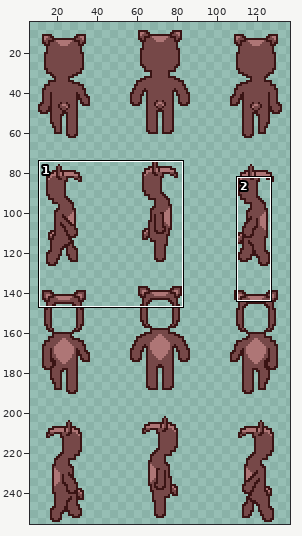
File history of a sprite sheet, bleu-doodles-master/bleu-doodles-master/clothing/complete outfit/brown bear costume.png. Above, an overview of the earlier version with the close-up marked.
Close-up. Old version:
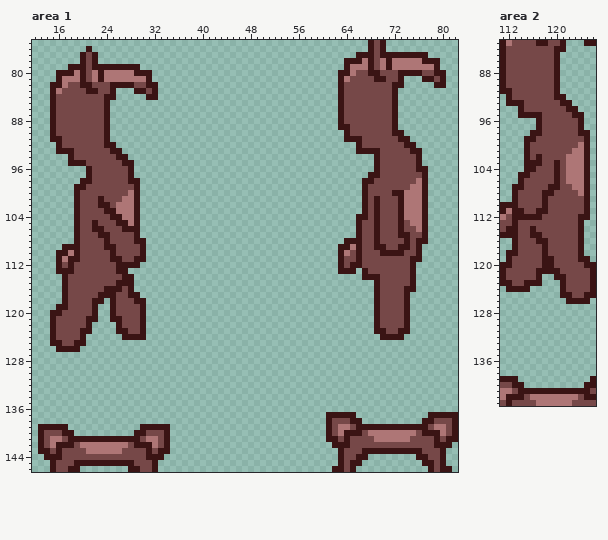
The file is 144x256 pixels. Shown: area 1: x 12..82, y 75..146; area 2: x 111..126, y 83..143. The wide view leaves out empty margins. The commit also changed other parts of the picture, which this record leaves out.
After:
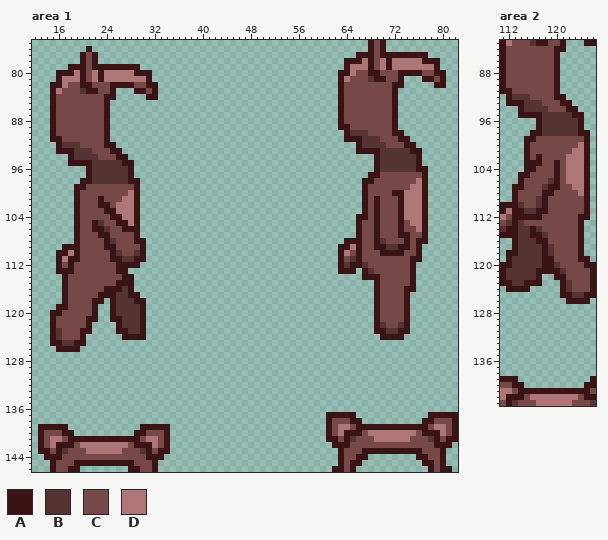
Palette (. is transparent): A #3a1414  B #553333  C #764848  D #ae7676
Changes in this commit:
Area 1:
y 81: x 68 C -> B
y 83: x 20 C -> B
y 90: x 65..67 CCC -> BBB
y 91: x 67..69 CCC -> BBB
y 92: x 17..19 CCC -> BBB; x 67..70 CCCC -> BBBB
y 93: x 19..21 CCC -> BBB; x 70..74 CCCCC -> BBBBB
y 94: x 19..22 CCCC -> BBBB; x 70..75 CCCCCC -> BBBBBB
y 95: x 21..26 CCCCCC -> ABBBBB; x 70..75 CCCCCC -> BBBBBB
y 96: x 22..27 CCCCCC -> BBBBBB; x 70..75 CCCCCC -> BBBBBB
y 97..98: x 22..27 CCCCCC -> BBBBBB
y 105: x 23 C -> B
y 106: x 24 C -> B
y 108: x 25 C -> B; x 70 C -> B
y 109: x 71..72 CC -> BB
y 110: x 26 C -> B; x 29 C -> B
y 111: x 27..28 CC -> BB; x 65 C -> B
y 112: x 64 C -> B; x 67 C -> B
y 113: x 68 C -> B
y 116: x 27 C -> B
y 117: x 26..27 CC -> BB
y 118: x 26..28 CCC -> BBB
y 119..120: x 26..29 CCCC -> BBBB
y 121: x 27..29 CCC -> BBB
y 122: x 27..29 CCC -> BBB; x 70 C -> B; x 73 C -> B
y 123: x 16 C -> B; x 28..29 CC -> BB; x 71..72 CC -> BB
y 124: x 16 C -> B
y 125: x 17..18 CC -> BB
y 141: x 65 C -> B; x 78 C -> B
y 143: x 17 C -> B; x 30 C -> B
Area 2:
y 83: x 116 C -> B
y 92: x 113..115 CCC -> BBB
y 93: x 115..117 CCC -> BBB
y 94: x 115..118 CCCC -> BBBB
y 95: x 118..122 CCCCC -> BBBBB
y 96..98: x 118..123 CCCCCC -> BBBBBB
y 106: x 119 C -> B
y 107: x 118 C -> B
y 109: x 117 C -> B
y 110: x 114 C -> B; x 117 C -> B
y 111: x 115..116 CC -> BB
y 113: x 112 C -> B; x 114 C -> B
y 114: x 111 C -> B; x 114..115 CC -> BB; x 117 C -> B
y 115: x 114..115 CC -> BB; x 118 C -> B
y 116: x 114..116 CCC -> BBB
y 117..118: x 114..117 CCCC -> BBBB; x 119 C -> B
y 119: x 113..117 CCCCC -> BBBBB
y 120: x 113..117 CCCCC -> BBBBB; x 120 C -> B
y 121: x 112..116 CCCCC -> BBBBB; x 121 C -> B
y 122: x 112..116 CCCCC -> BBBBB
y 123: x 113..114 CC -> BB; x 122 C -> B
y 124: x 122 C -> B
y 125: x 123..124 CC -> BB
y 143: x 113 C -> B; x 126 C -> B
